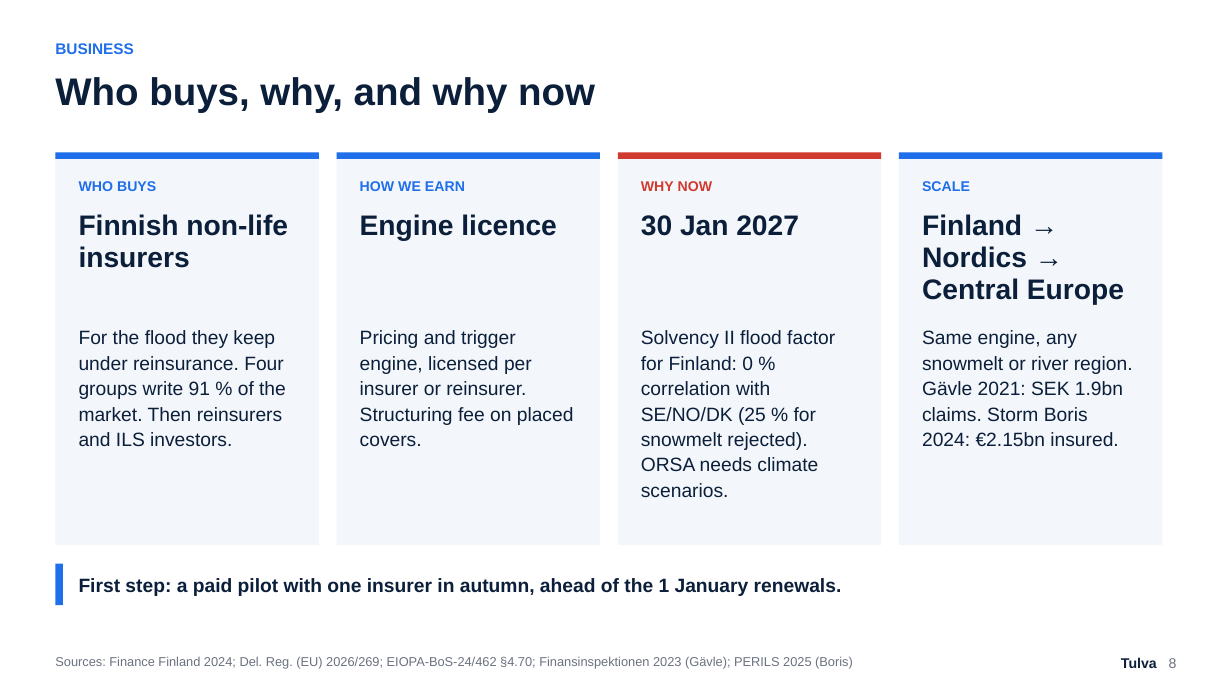
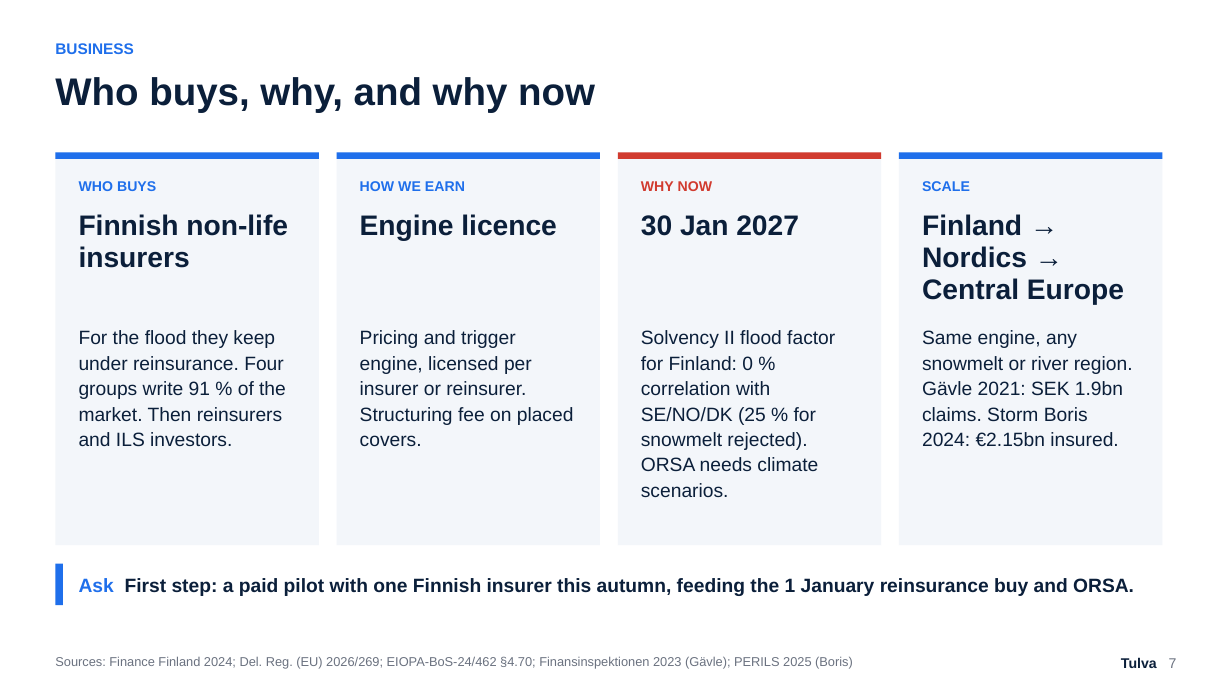
Before and after one commit to Zawaer/tulva, a slide deck: slide 7 of deck/Tulva_QxF2026.pptx (slide 8 before the commit). Drawn at 1232x693 pixels with LibreOffice and Linux fonts; fonts in the diff are those of the drawing. Boxes give left, top, right and bottom in pixels: in the first picture for what was removed or moved away, otherwise in the second. Text is boxed around its words. In the diff, an @@ line names an element or a change of style, - is before the commit and + after.

```diff
--- a/deck/Tulva_QxF2026.pptx
+++ b/deck/Tulva_QxF2026.pptx
@@ text at (x1=79, y1=578, x2=1134, y2=596): text changed @@
-First step: a paid pilot with one insurer in autumn, ahead of the 1 January renewals.
+Ask First step: a paid pilot with one Finnish insurer this autumn, feeding the 1 January reinsurance buy and ORSA.
@@ text at (x1=1121, y1=657, x2=1177, y2=668): text changed @@
-Tulva 8
+Tulva 7
```
Also in this commit, not shown: 5 other slides changed, 1 slide removed, 13 other files.
